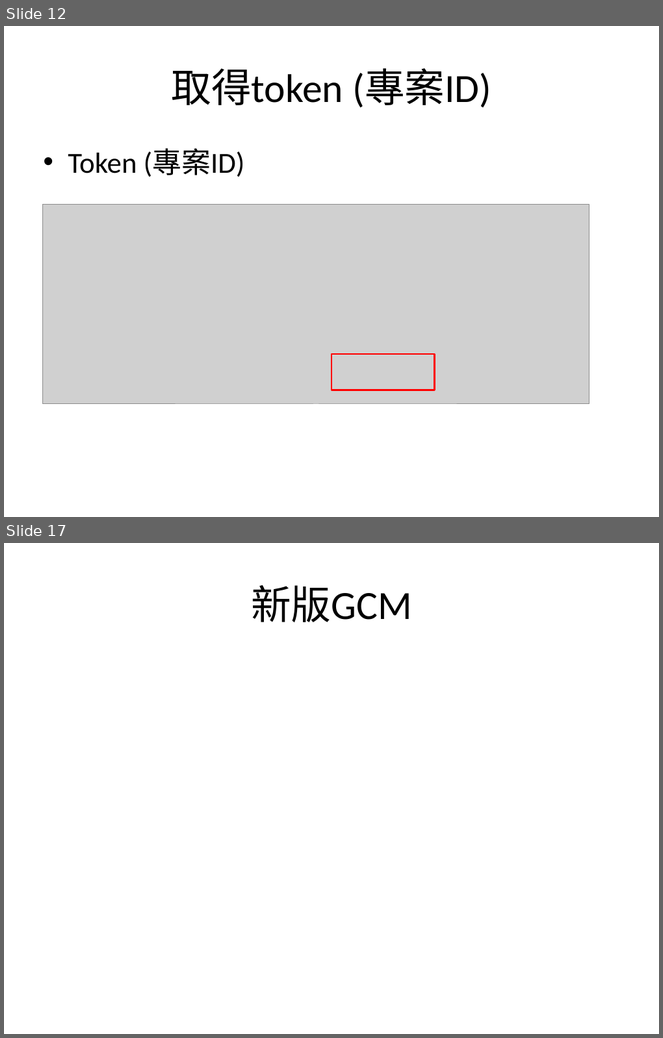
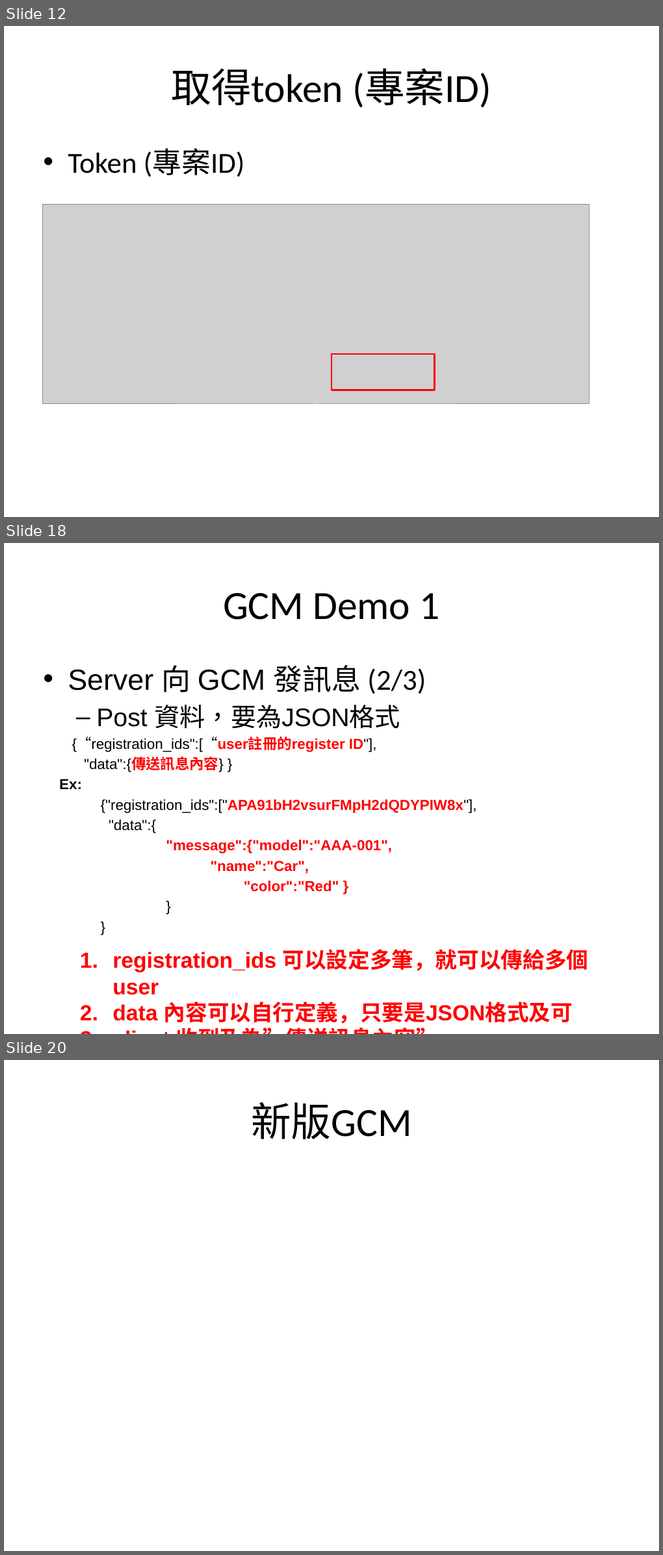
Before and after one commit to sonnyshih/AndroidDemoSample, a slide deck: CustomerUIDemo/GCM instruction.pptx. Shown one above the other, each under a label of ours: slides 12 and 17 before the commit, slides 12, 18 and 20 after it; the slides between them are not shown. The pictures are 663x1038 and 663x1555 pixels, drawn with LibreOffice and Linux fonts; fonts in the diff are those of the drawing; grey boxes stand for pictures. Boxes give left, top, right and bottom in pixels: in the first picture for what was removed or moved away, otherwise in the second. Text is boxed around its words. In the diff, an @@ line names an element or a change of style, - is before the commit and + after.

```diff
--- a/CustomerUIDemo/GCM instruction.pptx
+++ b/CustomerUIDemo/GCM instruction.pptx
@@ slide 18 added at <box>4,543,659,1034</box>, background #FFFFFF @@
@@ title added at <box>223,593,440,620</box>, 44 pt, text #000000 @@
+GCM Demo 1
@@ text added at <box>59,665,477,892</box>, 16 pt, text #000000, bold @@
+• Server 向 GCM 發訊息 (2/3)
+  – Post 資料，要為JSON格式
+    {“registration_ids":[“user註冊的register ID"],
+    "data":{傳送訊息內容} }
+Ex:
+    {"registration_ids":["APA91bH2vsurFMpH2dQDYPIW8x"],
+    "data":{
+    "message":{"model":"AAA-001",
+    "name":"Car",
+    "color":"Red" }
+    }
+    }
@@ text added at <box>113,949,588,1024</box>, 24 pt, text #FF0000, bold @@
+1. registration_ids 可以設定多筆，就可以傳給多個user
+2. data 內容可以自行定義，只要是JSON格式及可
+3. client 收到及為”傳送訊息內容”
@@ what was slide 17 is now slide 20 @@
```
Also in this commit, not shown: 4 slides changed, 2 other slides added, 1 other file.
